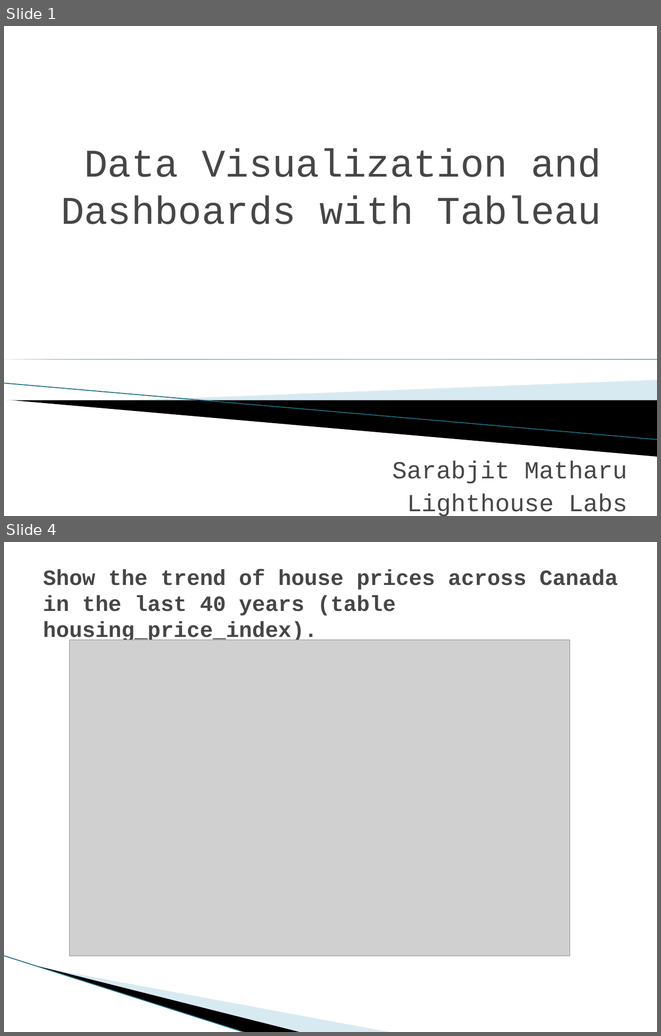
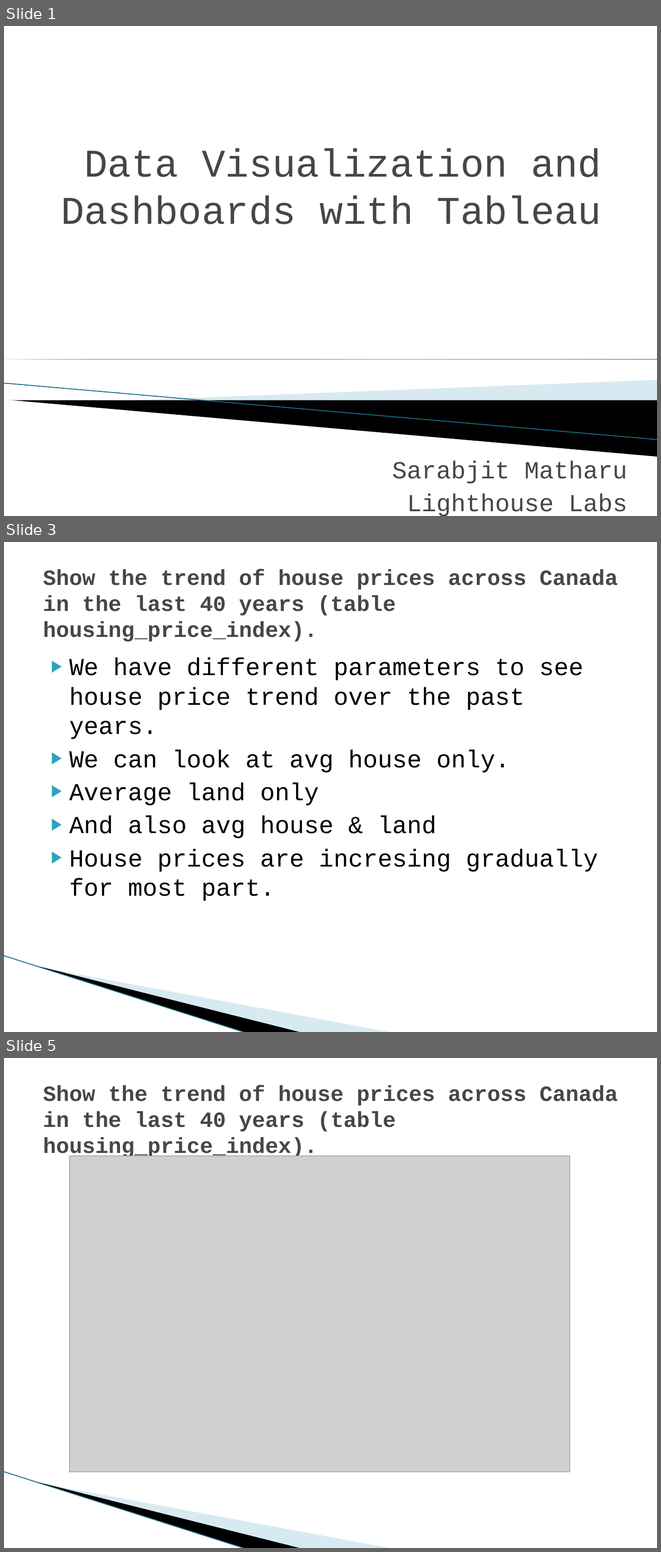
Before and after one commit to sarabmatharu/Tableau-Project, a slide deck: Tableau Project.pptx. Shown one above the other, each under a label of ours: slides 1 and 4 before the commit, slides 1, 3 and 5 after it; the slides between them are not shown. The pictures are 661x1036 and 661x1552 pixels, drawn with LibreOffice and Linux fonts; fonts in the diff are those of the drawing; grey boxes stand for pictures; background and template pictures are left out. Boxes give left, top, right and bottom in pixels: in the first picture for what was removed or moved away, otherwise in the second. Text is boxed around its words. In the diff, an @@ line names an element or a change of style, - is before the commit and + after.

```diff
--- a/Tableau Project.pptx
+++ b/Tableau Project.pptx
@@ slide 3 added at [4, 542, 657, 1032], background #FFFFFF; not listed: 3 template elements that a slide beside it also shows @@
@@ title added at [43, 569, 618, 642], 24 pt, text #464646, bold @@
+Show the trend of house prices across Canada in the last 40 years (table housing_price_index).
@@ text added at [69, 658, 598, 901], 27 pt, text #000000 @@
+▶ We have different parameters to see house price trend over the past years.
+▶ We can look at avg house only.
+▶ Average land only
+▶ And also avg house & land
+▶ House prices are incresing gradually for most part.
@@ what was slide 4 is now slide 5 @@
```
Also in this commit, not shown: 4 slides changed, 2 other slides added, 1 other file.
